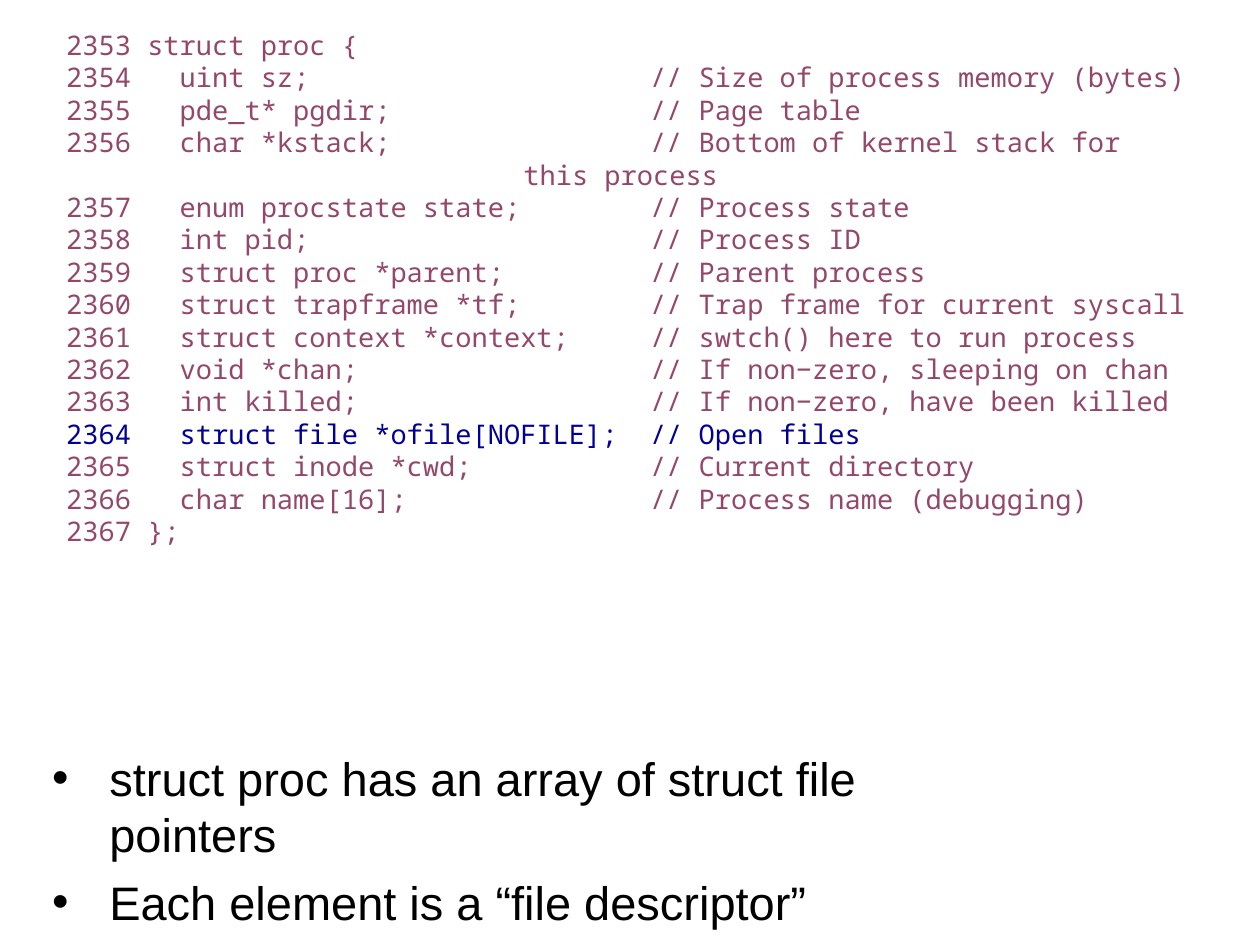
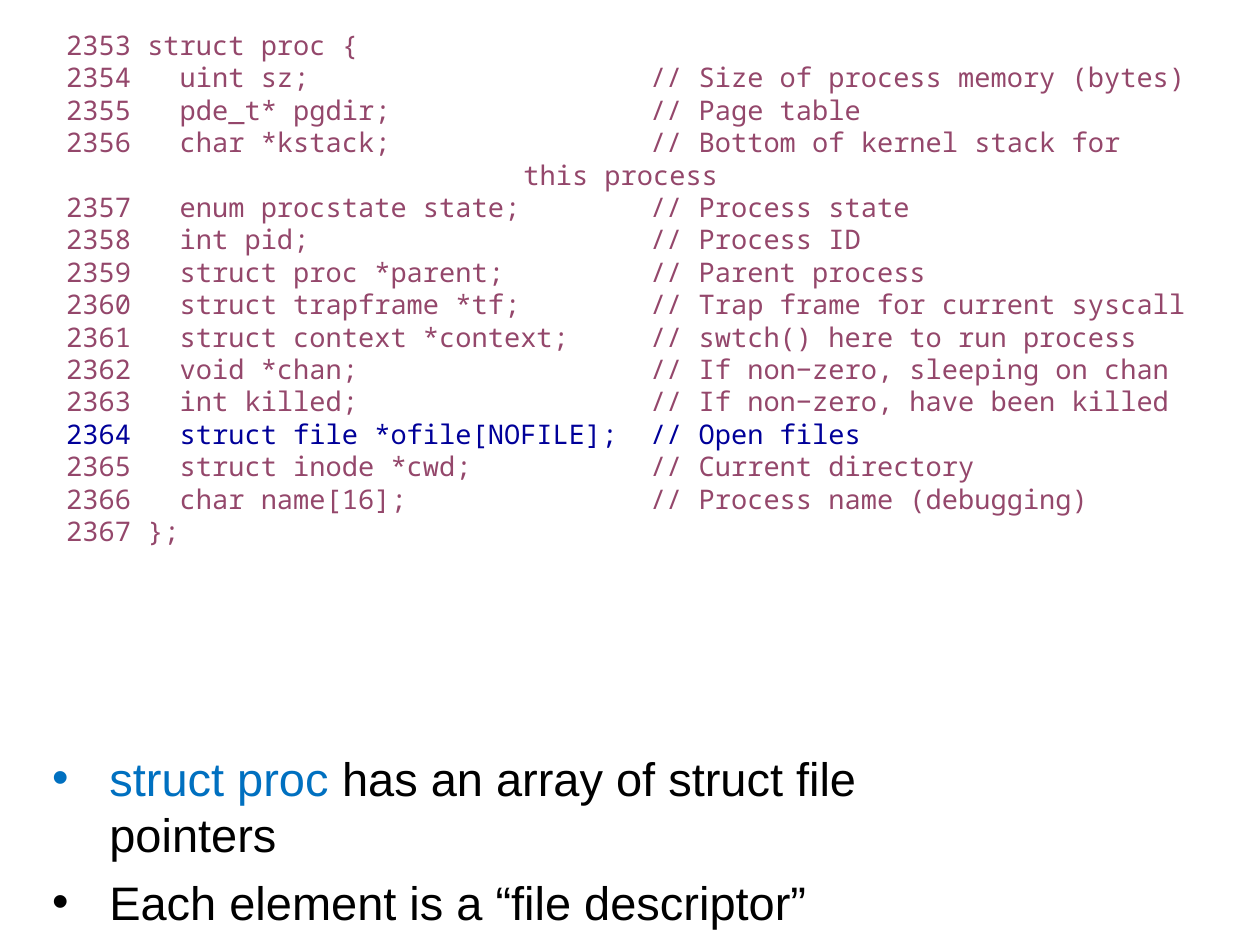
Before and after one commit to mars-research/cs5460, a slide deck: slide 93 of static/lectures/lecture12-file-system/lecture12-file-system.pptx. Drawn at 1260x945 pixels with LibreOffice and Linux fonts; fonts in the diff are those of the drawing. Boxes give left, top, right and bottom in pixels: in the first picture for what was removed or moved away, otherwise in the second. Text is boxed around its words. In the diff, an @@ line names an element or a change of style, - is before the commit and + after.

```diff
--- a/static/lectures/lecture12-file-system/lecture12-file-system.pptx
+++ b/static/lectures/lecture12-file-system/lecture12-file-system.pptx
@@ text at (109,762,856,861): text colour #000000 to #0070C0 in "struct proc" @@
```
Also in this commit, not shown: 28 other slides changed, 1 other file.
